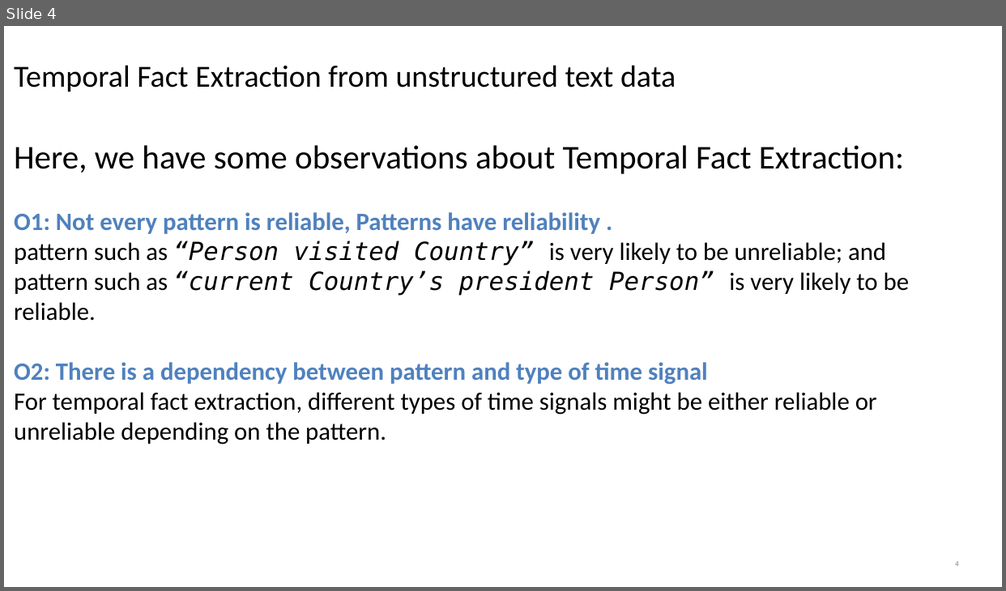
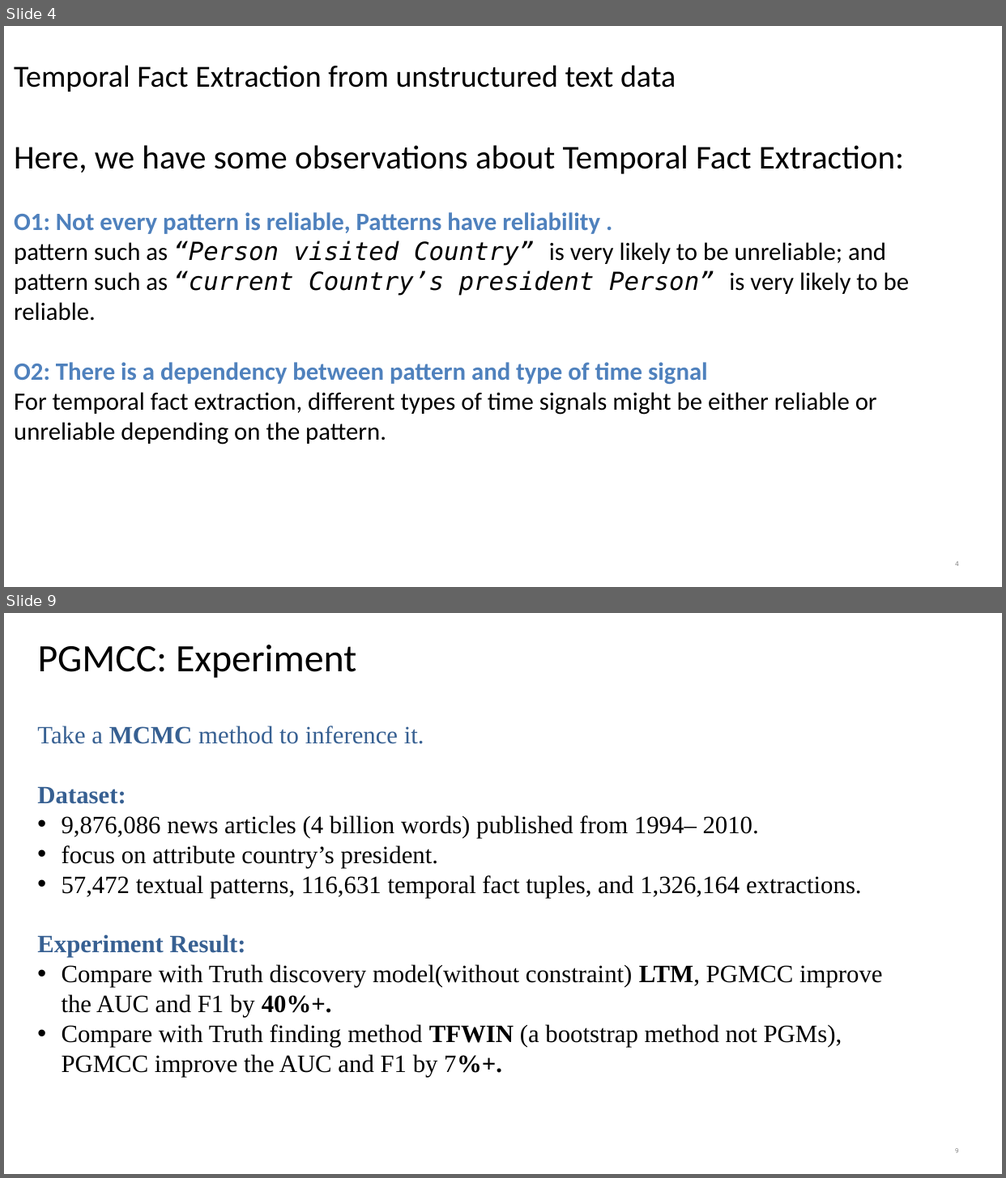
Before and after one commit to zhouyang98/zhouyang98.github.io, a slide deck: PGMCC-www2020.ppt. Shown one above the other, each under a label of ours: slide 4 before the commit, slides 4 and 9 after it; the slides between them are not shown. The pictures are 1006x591 and 1006x1178 pixels, drawn with LibreOffice and Linux fonts; fonts in the diff are those of the drawing; background and template pictures are left out. Boxes give left, top, right and bottom in pixels: in the first picture for what was removed or moved away, otherwise in the second. Text is boxed around its words. In the diff, an @@ line names an element or a change of style, - is before the commit and + after.

```diff
--- a/PGMCC-www2020.ppt
+++ b/PGMCC-www2020.ppt
@@ slide 9 added at (x1=4, y1=613, x2=1002, y2=1174), background picture (left out) @@
@@ title added at (x1=38, y1=645, x2=356, y2=678), 28 pt, text #000000 @@
+PGMCC: Experiment
@@ text added at (x1=37, y1=726, x2=883, y2=1077), 18 pt, text #000000 @@
+Take a MCMC method to inference it.
+Dataset:
+• 9,876,086 news articles (4 billion words) published from 1994– 2010.
+• focus on attribute country’s president.
+• 57,472 textual patterns, 116,631 temporal fact tuples, and 1,326,164 extractions.
+Experiment Result:
+• Compare with Truth discovery model(without constraint) LTM, PGMCC improve the AUC and F1 by 40%+.
+• Compare with Truth finding method TFWIN (a bootstrap method not PGMs), PGMCC improve the AUC and F1 by 7%+.
@@ page number added at (x1=955, y1=1148, x2=959, y2=1153), 4.8 pt, text #898989 @@
+9
```
Also in this commit, not shown: 4 slides changed, 2 other slides added, 3 slides removed, 3 other files.
